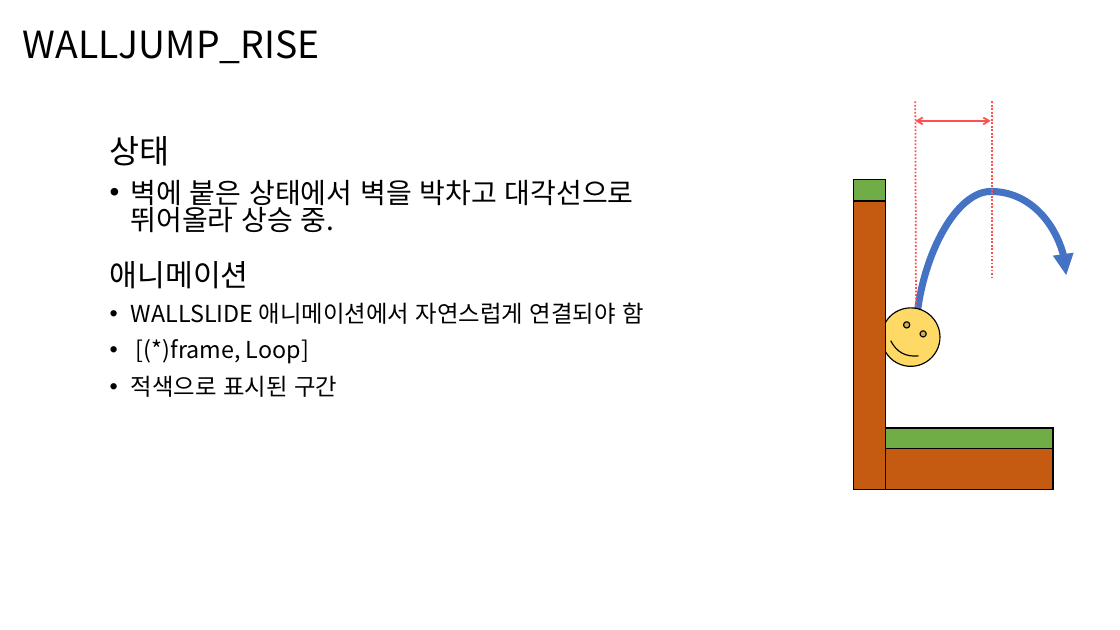
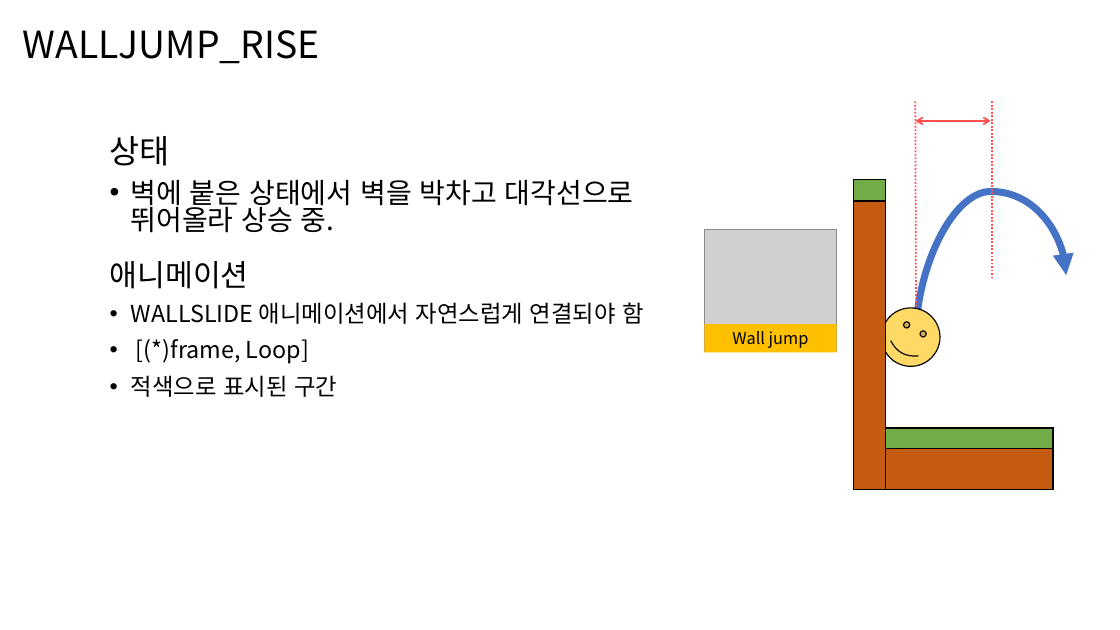
Before and after one commit to PriuS2/TIL, a slide deck: slide 15 of 2020/_Projects/케릭터 모션 기획.pptx (slide 14 before the commit). Drawn at 1120x630 pixels with LibreOffice and Linux fonts; fonts in the diff are those of the drawing; grey boxes stand for pictures. Boxes give left, top, right and bottom in pixels: in the first picture for what was removed or moved away, otherwise in the second. Text is boxed around its words. In the diff, an @@ line names an element or a change of style, - is before the commit and + after.

```diff
--- a/2020/_Projects/케릭터 모션 기획.pptx
+++ b/2020/_Projects/케릭터 모션 기획.pptx
@@ picture added at [705, 229, 837, 352] @@
@@ rectangle added at [705, 324, 837, 353], fill #FFC000, 14 pt, text #000000 @@
+Wall jump
```
Also in this commit, not shown: 1 slide added, 1 other file.
